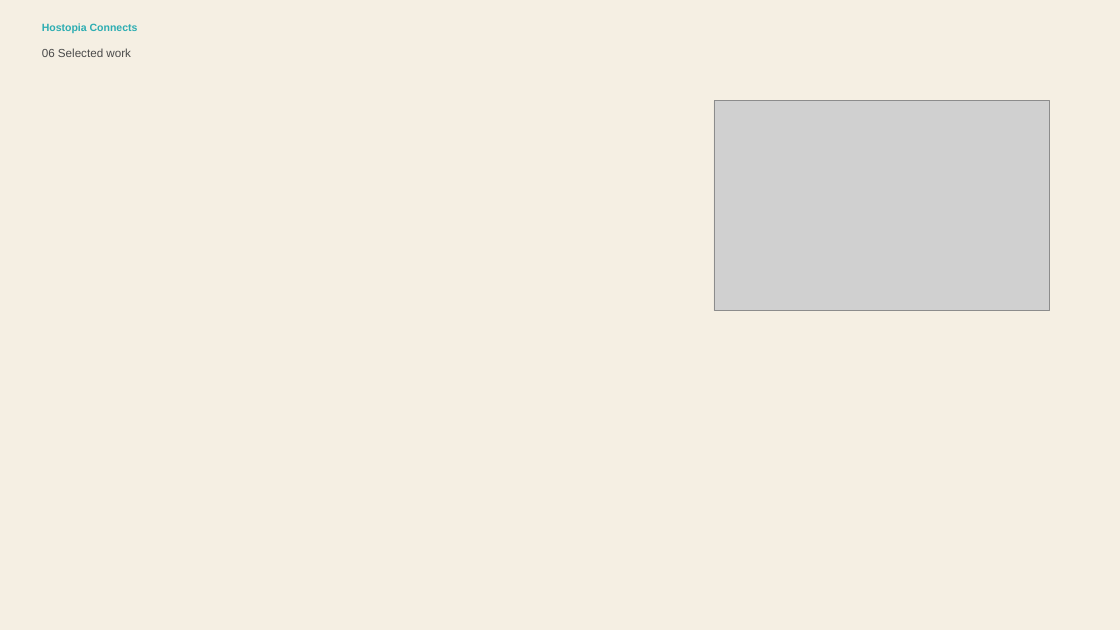
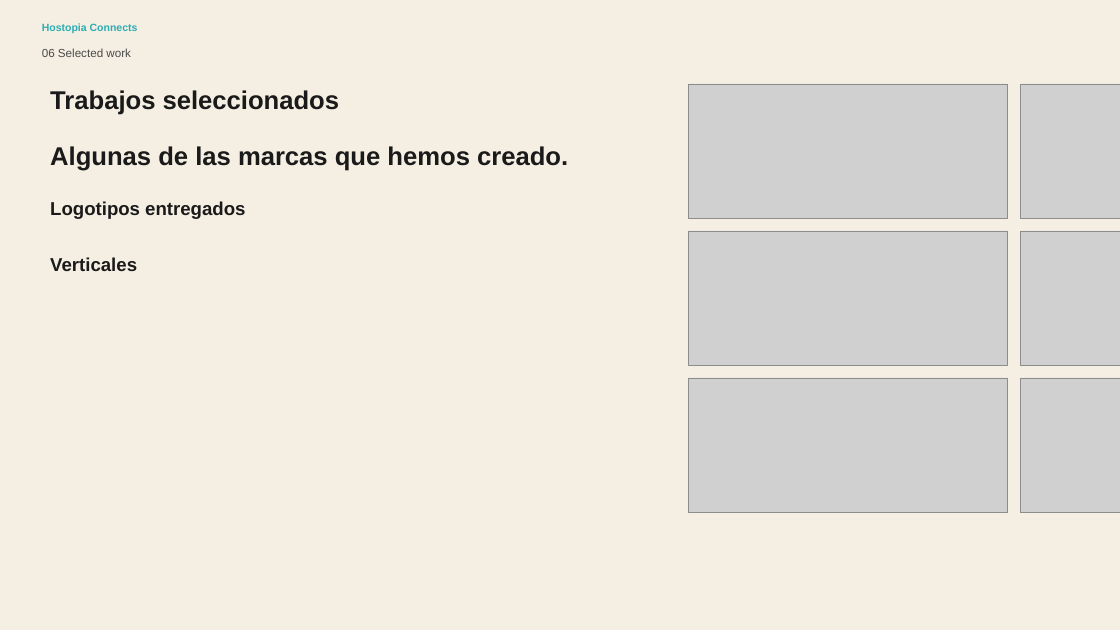
Before and after one commit to ginocardenas-cpu/hostopiaconnects, a slide deck: slide 6 of public/assets/editable/professional-logo-design-sales-presentation-2/es/Professional Logo Design Sales Presentation - es.pptx. Drawn at 1120x630 pixels with LibreOffice and Linux fonts; fonts in the diff are those of the drawing; grey boxes stand for pictures; background and template pictures are left out. Boxes give left, top, right and bottom in pixels: in the first picture for what was removed or moved away, otherwise in the second. Text is boxed around its words. In the diff, an @@ line names an element or a change of style, - is before the commit and + after.

```diff
--- a/public/assets/editable/professional-logo-design-sales-presentation-2/es/Professional Logo Design Sales Presentation - es.pptx
+++ b/public/assets/editable/professional-logo-design-sales-presentation-2/es/Professional Logo Design Sales Presentation - es.pptx
@@ picture: place and size @@
-picture at (714,101,1050,311)
+picture at (689,84,1008,218)
@@ picture added at (1021,84,1120,218) @@
@@ text added at (50,90,339,115), 22 pt, text #1A1A1A, bold @@
+Trabajos seleccionados
@@ text added at (50,146,568,171), 22 pt, text #1A1A1A, bold @@
+Algunas de las marcas que hemos creado.
@@ text added at (50,201,245,219), 16 pt, text #1A1A1A, bold @@
+Logotipos entregados
@@ picture added at (689,231,1008,365) @@
@@ picture added at (1021,231,1120,365) @@
@@ text added at (50,257,137,271), 16 pt, text #1A1A1A, bold @@
+Verticales
@@ picture added at (689,378,1008,513) @@
@@ picture added at (1021,378,1120,513) @@
```
Also in this commit, not shown: 12 other slides changed, 37 other files.
